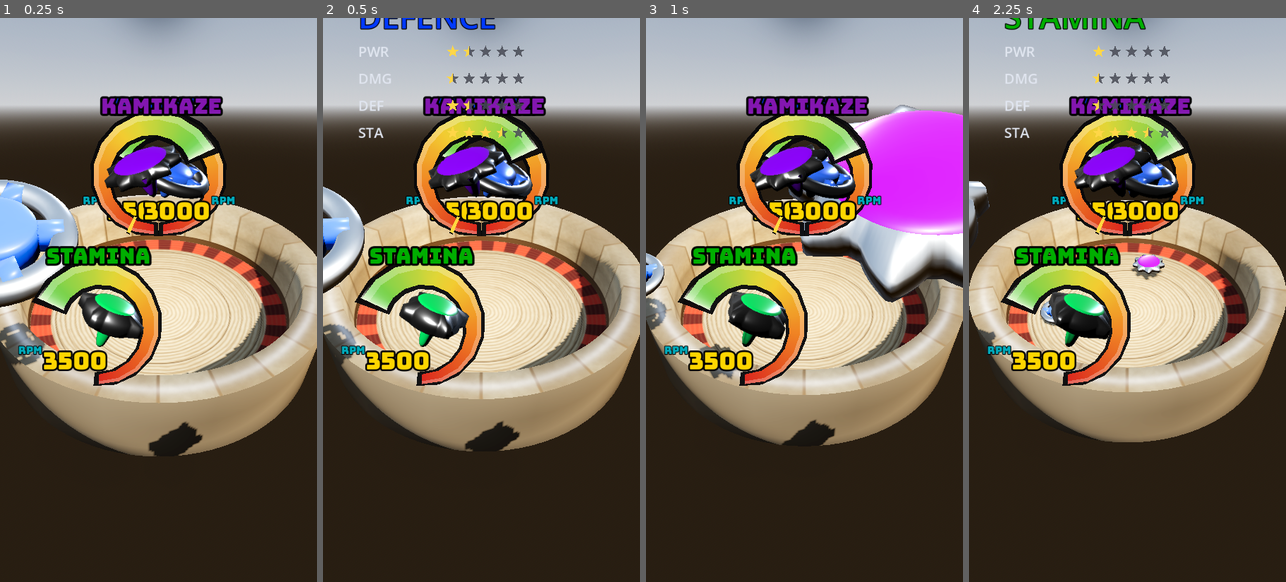
Above: before the commit, frames 1-4 (left to right).
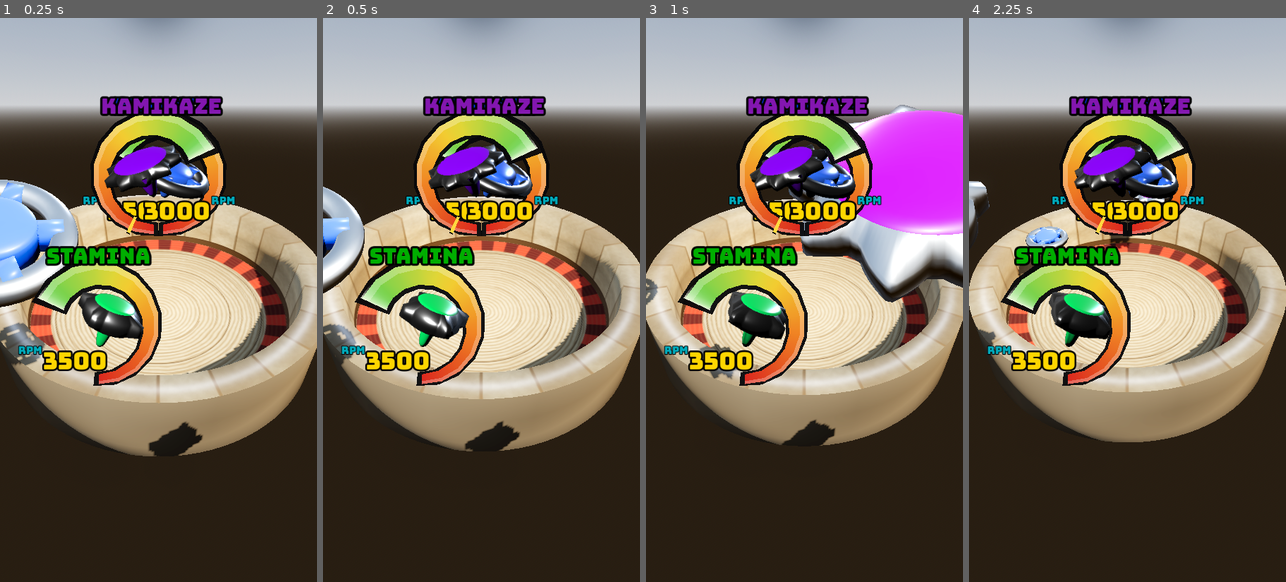
Above: after the commit, the same moments.

Repository: TaurusFire/SuperBattleTops
Game: Godot game, scene res://Scenes/Main.tscn
Two runs of this game, one before a commit and one after it. Both use one fixed random seed, a clock stepped at 60 frames per second and the inputs below.
Inputs:
- Up to frame 1 (0.25 s): no input
- Up to frame 2 (0.5 s): no input
- Up to frame 3 (1 s): no input
- Up to frame 4 (2.25 s): no input

Frame 1 is identical in both runs. In frame 2, 1.4% of the frame differs, in the area x 11-64%, y 0-22%; in frame 3, 0.6%; in frame 4, 2.6%, in the area x 11-64%, y 0-55%.

Commit message:
major changes

Diff:
--- a/battle-tops/Scenes/Main.tscn
+++ b/battle-tops/Scenes/Main.tscn
@@ -140,7 +140,7 @@
 bottom_colour = Color(0.36569962, 0.96994084, 3.85046e-07, 1)
 metadata/_edit_use_anchors_ = true
 
-[node name="StatCard" type="Control" parent="UI" unique_id=130678001 node_paths=PackedStringArray("intro")]
+[node name="StatCard" type="Control" parent="UI" unique_id=130678001 node_paths=PackedStringArray("intro", "camera")]
 layout_mode = 3
 anchors_preset = 0
 offset_right = 40.0
@@ -148,6 +148,7 @@
 script = ExtResource("18_sxkr1")
 intro = NodePath("../../IntroSequence")
 config = ExtResource("19_fq0cl")
+camera = NodePath("../../CameraRig/Camera3D")
 metadata/_custom_type_script = "uid://bvghi1nb53vvq"
 
 [node name="IntroSequence" type="Node" parent="." unique_id=1116842354 node_paths=PackedStringArray("manager", "arena", "camera")]
--- a/battle-tops/Scripts/game_manager.gd
+++ b/battle-tops/Scripts/game_manager.gd
@@ -175,8 +175,11 @@
 	for i in tops.size():
 		var angle := base + TAU * float(i) / tops.size()
 		var pos := arena.centre + Vector2(cos(angle), sin(angle)) * ring
-		var top := tops[i]
-		top.global_position = Vector3(pos.x, top.global_position.y, pos.y)
+		var top: Top = tops[i]
+		# Y matters now: the intro flies each top to this exact point, and the
+		# countdown then holds it there, so a mismatch shows as a snap.
+		var surface := top._surface_y_at(pos.x, pos.y)
+		top.global_position = Vector3(pos.x, surface + top.drop_height, pos.y)
 
 
 func _resolve_collision(a: Top, b: Top) -> void:
--- a/battle-tops/Scripts/stat_card.gd
+++ b/battle-tops/Scripts/stat_card.gd
@@ -7,6 +7,8 @@
 
 @export var intro: IntroSequence
 @export var config: StatDisplayConfig
+var _anchor := Vector2.ZERO
+
 
 @export_group('Layout')
 ## Which side of the frame the card sits on, matching the fighter's gauge.
@@ -33,6 +35,13 @@
 ## How far the card slides in from its side, in pixels.
 @export var slide = 70.0
 
+@export var camera: Camera3D
+@export_group('Layout')
+## Horizontal gap between the top and the card, in pixels.
+@export var card_gap := 90.0
+@export var card_width := 340.0
+
+
 var _top: Top
 var _ratings: Array = []          # [{label, stars}]
 var _alpha = 0.0
@@ -79,13 +88,16 @@
 	_top = top
 	_right_side = (index % 2) == 1
 	_ratings = _rate_all(top)
+	# Captured once: the card marks where the top was when it reached the
+	# apex, rather than tracking it as it moves on.
+	_anchor = _compute_anchor(top)
 
 	var txt = top.display_name().to_upper()
 	_name_label.text = txt
 	_name_outline.text = txt
 	_name_label.add_theme_color_override("font_color", top.stats.name_colour)
 	_name_label.horizontal_alignment = \
-		HORIZONTAL_ALIGNMENT_RIGHT if _right_side else HORIZONTAL_ALIGNMENT_LEFT
+		HORIZONTAL_ALIGNMENT_LEFT if _right_side else HORIZONTAL_ALIGNMENT_RIGHT
 	_name_outline.horizontal_alignment = _name_label.horizontal_alignment
 
 	_target_alpha = 1.0
@@ -131,10 +143,10 @@
 func _layout() -> void:
 	if _name_label == null:
 		return
+	var anchor := _anchor
+	var x = anchor.x + _slide_amount * slide * (-1.0 if _right_side else 1.0)
+	var y = anchor.y - float(name_size) * 1.2
 	var w = 340.0
-	var x = (size.x - w - side_margin) if _right_side else side_margin
-	x += _slide_amount * slide * (1.0 if _right_side else -1.0)
-	var y = size.y * vertical_centre - float(name_size) * 1.2
 
 	var rect = Vector2(w, float(name_size) * 1.3)
 	for l in [_name_label, _name_outline]:
@@ -147,10 +159,9 @@
 	if _alpha <= 0.001 or _ratings.is_empty():
 		return
 
-	var w = 340.0
-	var x = (size.x - w - side_margin) if _right_side else side_margin
-	x += _slide_amount * slide * (1.0 if _right_side else -1.0)
-	var y = size.y * vertical_centre + float(name_size) * 0.4
+	var anchor := _anchor
+	var x = anchor.x + _slide_amount * slide * (-1.0 if _right_side else 1.0)
+	var y = anchor.y - float(name_size) * 1.2
 
 	var f: Font = font if font != null else ThemeDB.fallback_font
 
@@ -200,3 +211,31 @@
 			p.x = min(p.x, centre.x)
 		pts.append(p)
 	draw_colored_polygon(pts, col)
+
+
+func _screen_anchor() -> Vector2:
+	if _top == null or camera == null:
+		return Vector2(side_margin, size.y * vertical_centre)
+	var p := camera.unproject_position(_top.global_position)
+	# Sit on the opposite side of the top from the frame edge it's heading to,
+	# so the card never runs off screen.
+	var x := (p.x - card_width - card_gap) if _right_side else (p.x + card_gap)
+	return Vector2(clamp(x, side_margin, size.x - card_width - side_margin), p.y)
+
+func _compute_anchor(top: Top) -> Vector2:
+	if top == null or camera == null:
+		return Vector2(side_margin, size.y * vertical_centre)
+
+	# A point behind the lens unprojects to a mirrored position, so fall back
+	# rather than placing the card somewhere nonsensical.
+	var local := camera.global_transform.affine_inverse() * top.global_position
+	if local.z > -0.001:
+		return Vector2(side_margin, size.y * vertical_centre)
+
+	var p := camera.unproject_position(top.global_position)
+	var x := (p.x + card_gap) if _right_side else (p.x - card_width - card_gap)
+	var card_h = float(name_size) * 1.3 + row_height * max(_ratings.size(), 1)
+	return Vector2(
+		clamp(x, side_margin, size.x - card_width - side_margin),
+		clamp(p.y, card_h * 0.5 + 20.0, size.y - card_h * 0.5 - 20.0)
+	)
